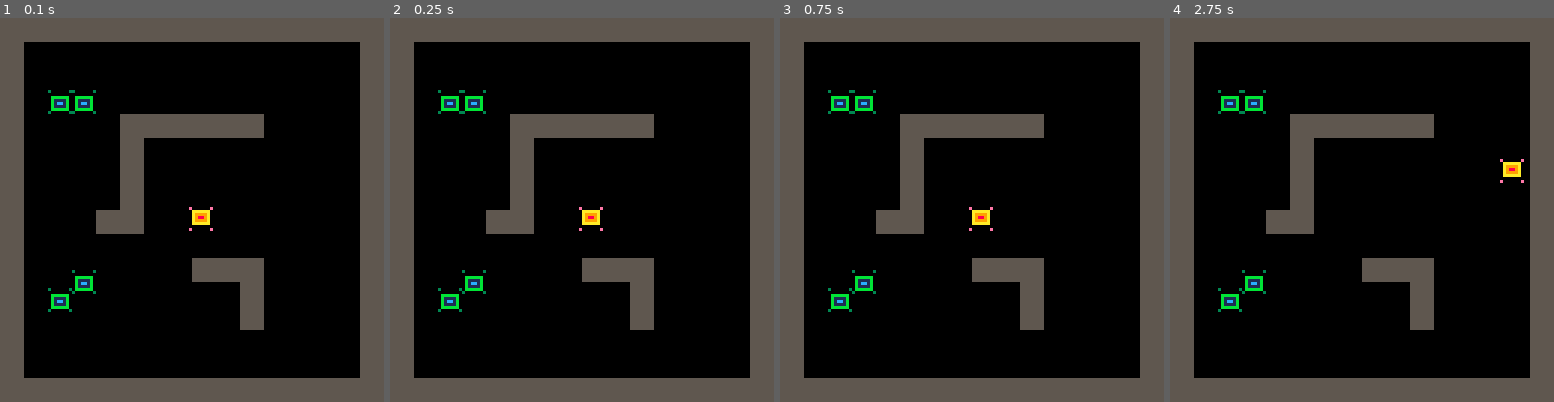
Above: before the commit, frames 1-4 (left to right).
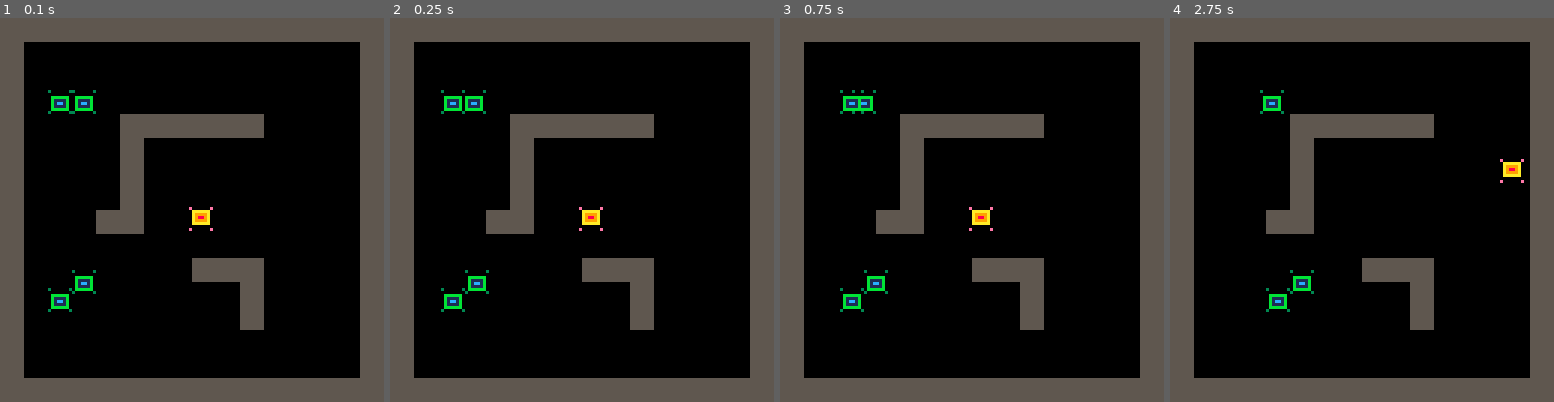
Above: after the commit, the same moments.

Repository: RobertoFreireFerrazPassos/pico8
Game: PICO-8 cartridge pico8topdowntutorial.p8
Same seed, same stepped clock (60 frames per second), same inputs: the game is played once before the commit and once after it.
Inputs:
- Up to frame 1 (0.1 s): no input
- Up to frame 2 (0.25 s): no input
- Up to frame 3 (0.75 s): tap X (X key) at 0.33 s; tap O (Z key) at 0.7 s
- Up to frame 4 (2.75 s): tap X (X key) at 1.07, 1.85 s; hold Right 1.6-2.1 s; tap O (Z key) at 1.7, 2.1, 2.5 s; hold Up 2.15-2.42 s; hold Right from 2.47 s (still down)

Frame 1 is identical in both runs. In frame 2, 0.5% of the frame differs, in the area x 12-26%, y 18-77%; in frame 3, 1.0%; in frame 4, 1.5%, in the area x 12-38%, y 18-77%.

Commit message:
add enemy collision with wall

Diff:
--- a/pico8topdowntutorial.p8
+++ b/pico8topdowntutorial.p8
@@ -118,6 +118,23 @@
 		y=0,
 		box={x=1,y=2,w=6,h=5},
 		control = function(_ENV)
+			local xy,lx,ly,dfx,dfy={x=x,y=y},x,y,flr(global.p.x)-flr(x),flr(global.p.y)-flr(y)
+
+			if abs(dfx)>abs(dfy) and dfx~=0 then
+				xy.x=x+dfx/(abs(dfx)*10)
+			end
+
+			if abs(dfy)>abs(dfx) and dfy~=0 then
+			 xy.y=y+dfy/(abs(dfy)*10)
+			end
+
+			if collideflag(xy.x,y,1)==false then
+				x=xy.x -- no collsion in x
+			end
+
+			if collideflag(x,xy.y,1)==false then
+				y=xy.y -- no collsion in y
+			end
 		end
 })
 
